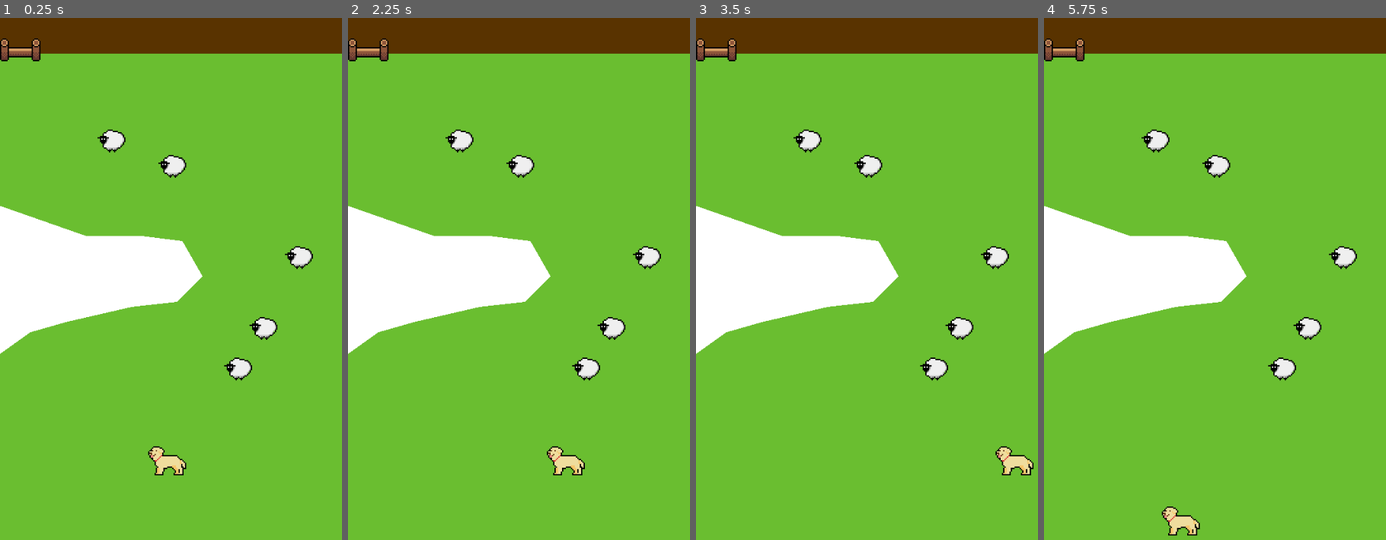
Above: before the commit, frames 1-4 (left to right).
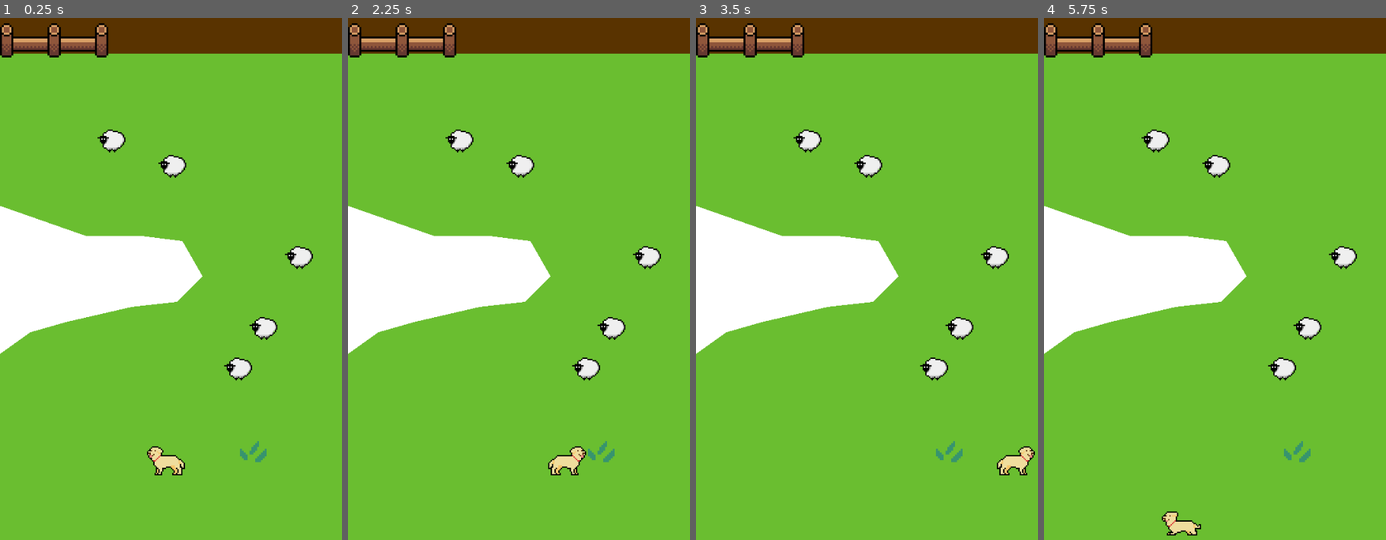
Above: after the commit, the same moments.

Repository: tonydamage/gazda-business
Game: Godot game, scene res://level/debug.tscn
Two runs of this game, one before a commit and one after it. Both use one fixed random seed, a clock stepped at 60 frames per second and the inputs below. The project has no main scene, so this scene is started directly.
Inputs (mouse positions are in pixels of both pictures, inside the frame that each line leads up to):
- Up to frame 1 (0.25 s): no input
- Up to frame 2 (2.25 s): tap Enter at 0.5, 2 s; drag from (515, 456) to (outside the picture) at 0.52 s; tap Space at 1.25 s; drag from (450, 268) to (outside the picture) at 1.27 s; move the mouse to (553, 101) at 2.02 s; press the mouse at (553, 101) at 2.03 s; hold Right (move_right) from 2.03 s (still down)
- Up to frame 3 (3.5 s): release Right (move_right) at 2.75 s; release the mouse at (901, 101) at 2.75 s; drag from (849, 357) to (1014, 456) at 2.77 s
- Up to frame 4 (5.75 s): tap Space at 3.5 s; move the mouse to (1317, 325) at 3.52 s; press the mouse at (1317, 325) at 3.53 s; hold Left (move_left) 3.53-4.25 s; release the mouse at (1317, 325) at 4.25 s; drag from (1112, 143) to (1163, 85) at 4.27 s; tap Enter at 5 s; move the mouse to (1232, 237) at 5.02 s; press the mouse at (1232, 237) at 5.03 s; hold Down (move_down) from 5.03 s (still down)

The runs differ from the first frame. In frame 1, 1.7% of the frame differs, in the area x 0-78%, y 1-88%; in frame 2, 1.9%; in frame 3, 1.9%; in frame 4, 1.8%.

Commit message:
colider update

Diff:
--- a/assets/dog.tscn
+++ b/assets/dog.tscn
@@ -1,17 +1,82 @@
-[gd_scene load_steps=8 format=3 uid="uid://blchuywajdsdc"]
+[gd_scene load_steps=17 format=3 uid="uid://blchuywajdsdc"]
 
 [ext_resource type="Script" path="res://scripts/dog.gd" id="1_nj7g0"]
-[ext_resource type="Texture2D" uid="uid://bf4ap7r0bf43d" path="res://art/doggy/doggy.png" id="1_qpfv8"]
+[ext_resource type="Texture2D" uid="uid://crjxbk4upcq5p" path="res://art/dogoanimationidle-Sheet.png" id="3_75qpg"]
 [ext_resource type="Script" path="res://assets/Dragable.gd" id="3_pie8h"]
 
-[sub_resource type="SpriteFrames" id="SpriteFrames_7g4ms"]
+[sub_resource type="AtlasTexture" id="AtlasTexture_yu4if"]
+atlas = ExtResource("3_75qpg")
+region = Rect2(0, 0, 32, 32)
+
+[sub_resource type="AtlasTexture" id="AtlasTexture_ckyeb"]
+atlas = ExtResource("3_75qpg")
+region = Rect2(32, 0, 32, 32)
+
+[sub_resource type="AtlasTexture" id="AtlasTexture_i54ia"]
+atlas = ExtResource("3_75qpg")
+region = Rect2(64, 0, 32, 32)
+
+[sub_resource type="AtlasTexture" id="AtlasTexture_wb6ai"]
+atlas = ExtResource("3_75qpg")
+region = Rect2(96, 0, 32, 32)
+
+[sub_resource type="AtlasTexture" id="AtlasTexture_dtb44"]
+atlas = ExtResource("3_75qpg")
+region = Rect2(128, 0, 32, 32)
+
+[sub_resource type="AtlasTexture" id="AtlasTexture_6x77p"]
+atlas = ExtResource("3_75qpg")
+region = Rect2(160, 0, 32, 32)
+
+[sub_resource type="AtlasTexture" id="AtlasTexture_4y2l7"]
+atlas = ExtResource("3_75qpg")
+region = Rect2(192, 0, 32, 32)
+
+[sub_resource type="AtlasTexture" id="AtlasTexture_rn6vw"]
+atlas = ExtResource("3_75qpg")
+region = Rect2(0, 0, 32, 32)
+
+[sub_resource type="AtlasTexture" id="AtlasTexture_mohgp"]
+atlas = ExtResource("3_75qpg")
+region = Rect2(96, 0, 32, 32)
+
+[sub_resource type="SpriteFrames" id="SpriteFrames_pgn6h"]
 animations = [{
 "frames": [{
 "duration": 1.0,
-"texture": ExtResource("1_qpfv8")
+"texture": SubResource("AtlasTexture_yu4if")
+}, {
+"duration": 1.0,
+"texture": SubResource("AtlasTexture_ckyeb")
+}, {
+"duration": 1.0,
+"texture": SubResource("AtlasTexture_i54ia")
+}, {
+"duration": 1.0,
+"texture": SubResource("AtlasTexture_wb6ai")
+}, {
+"duration": 1.0,
+"texture": SubResource("AtlasTexture_dtb44")
+}, {
+"duration": 1.0,
+"texture": SubResource("AtlasTexture_6x77p")
+}, {
+"duration": 1.0,
+"texture": SubResource("AtlasTexture_4y2l7")
 }],
 "loop": true,
-"name": &"default",
+"name": &"idle",
+"speed": 10.0
+}, {
+"frames": [{
+"duration": 1.0,
+"texture": SubResource("AtlasTexture_rn6vw")
+}, {
+"duration": 1.0,
+"texture": SubResource("AtlasTexture_mohgp")
+}],
+"loop": true,
+"name": &"walk",
 "speed": 5.0
 }]
 
@@ -31,10 +96,10 @@
 script = ExtResource("1_nj7g0")
 metadata/_edit_group_ = true
 
-[node name="Sprite" type="AnimatedSprite2D" parent="."]
-texture_filter = 1
+[node name="AnimatedSprite2D" type="AnimatedSprite2D" parent="."]
 scale = Vector2(2, 2)
-sprite_frames = SubResource("SpriteFrames_7g4ms")
+sprite_frames = SubResource("SpriteFrames_pgn6h")
+animation = &"idle"
 
 [node name="DogCollider" type="CollisionShape2D" parent="."]
 rotation = 1.5708
--- a/assets/plot.tscn
+++ b/assets/plot.tscn
@@ -3,16 +3,16 @@
 [ext_resource type="Texture2D" uid="uid://ikpwbuscwrh" path="res://art/h1plot.png" id="1_c37r7"]
 
 [sub_resource type="RectangleShape2D" id="RectangleShape2D_jf3vp"]
-size = Vector2(32, 20)
+size = Vector2(32, 10.6667)
 
 [node name="Plot" type="StaticBody2D"]
 
 [node name="Sprite2D" type="Sprite2D" parent="."]
-position = Vector2(32, 16)
-scale = Vector2(2, 2)
+position = Vector2(48, 16)
+scale = Vector2(3, 3)
 texture = ExtResource("1_c37r7")
 
 [node name="CollisionShape2D" type="CollisionShape2D" parent="."]
-position = Vector2(32, 20)
-scale = Vector2(2, 2)
+position = Vector2(48, 24)
+scale = Vector2(3, 3)
 shape = SubResource("RectangleShape2D_jf3vp")
--- a/level/level-base.tscn
+++ b/level/level-base.tscn
@@ -1,13 +1,18 @@
-[gd_scene load_steps=7 format=3 uid="uid://c1spiqpafed37"]
+[gd_scene load_steps=9 format=3 uid="uid://c1spiqpafed37"]
 
 [ext_resource type="Script" path="res://scripts/level.gd" id="1_a86jg"]
 [ext_resource type="Script" path="res://scripts/SheepPen.gd" id="2_ld6np"]
 [ext_resource type="PackedScene" uid="uid://blchuywajdsdc" path="res://assets/dog.tscn" id="3_o0r1p"]
 [ext_resource type="PackedScene" uid="uid://bl7avmfgm12e2" path="res://assets/sheep.tscn" id="4_njgos"]
 [ext_resource type="PackedScene" uid="uid://bqyi1vo8r7kjd" path="res://assets/plot.tscn" id="5_ogcos"]
+[ext_resource type="Texture2D" uid="uid://dn7qaoufw17mn" path="res://art/trava1.png" id="6_xonnp"]
 
 [sub_resource type="RectangleShape2D" id="RectangleShape2D_mguhg"]
 size = Vector2(544, 192)
+
+[sub_resource type="SegmentShape2D" id="SegmentShape2D_ur5as"]
+a = Vector2(9.16033, -24.4604)
+b = Vector2(6.34161, 34.916)
 
 [node name="BaseLevel" type="Node"]
 script = ExtResource("1_a86jg")
@@ -19,6 +24,11 @@
 grow_horizontal = 2
 grow_vertical = 2
 color = Color(0.415686, 0.745098, 0.188235, 1)
+
+[node name="Trava1" type="Sprite2D" parent="."]
+position = Vector2(400, 816)
+scale = Vector2(3, 3)
+texture = ExtResource("6_xonnp")
 
 [node name="LevelBoundary" type="StaticBody2D" parent="."]
 
@@ -49,6 +59,20 @@
 position = Vector2(376, 688)
 
 [node name="Plot" parent="." instance=ExtResource("5_ogcos")]
-position = Vector2(0, 168)
+position = Vector2(0, 152)
+
+[node name="Plot2" parent="." instance=ExtResource("5_ogcos")]
+position = Vector2(75, 152)
+
+[node name="Collider na rohy" type="StaticBody2D" parent="."]
+position = Vector2(-168, -208)
+metadata/_edit_group_ = true
+
+[node name="CollisionShape2D" type="CollisionShape2D" parent="Collider na rohy"]
+position = Vector2(176, 440)
+rotation = -0.410152
+scale = Vector2(2.5, 2.5)
+skew = 0.867429
+shape = SubResource("SegmentShape2D_ur5as")
 
 [connection signal="allSheepInArea" from="SheepPen" to="." method="_on_sheep_pen_all_sheep_in_area"]
--- a/scripts/dog.gd
+++ b/scripts/dog.gd
@@ -6,6 +6,7 @@
 # Called when the node enters the scene tree for the first time.
 func _ready():
 	screen_size = get_viewport_rect().size
+
 
 # Called every frame. 'delta' is the elapsed time since the previous frame.
 func _process(_delta):
@@ -21,7 +22,13 @@
 
 	if velocity.length() > 0:
 		velocity = velocity.normalized() * speed
-		$Sprite.play()
+		$AnimatedSprite2D.play()
 	else:
-		$Sprite.stop()
+		$AnimatedSprite2D.stop()
+
+	if velocity.x != 0:
+		$AnimatedSprite2D.animation = "walk"
+		$AnimatedSprite2D.flip_v = false
+		$AnimatedSprite2D.flip_h = velocity.x > 0
+
 	move_and_slide()
Not shown, added: art/BG.png.import
Not shown, added: art/dogoanimationidle-Sheet.png.import
Not shown, added: art/obklak1.png.import
Not shown, added: art/v2plot.png.import
